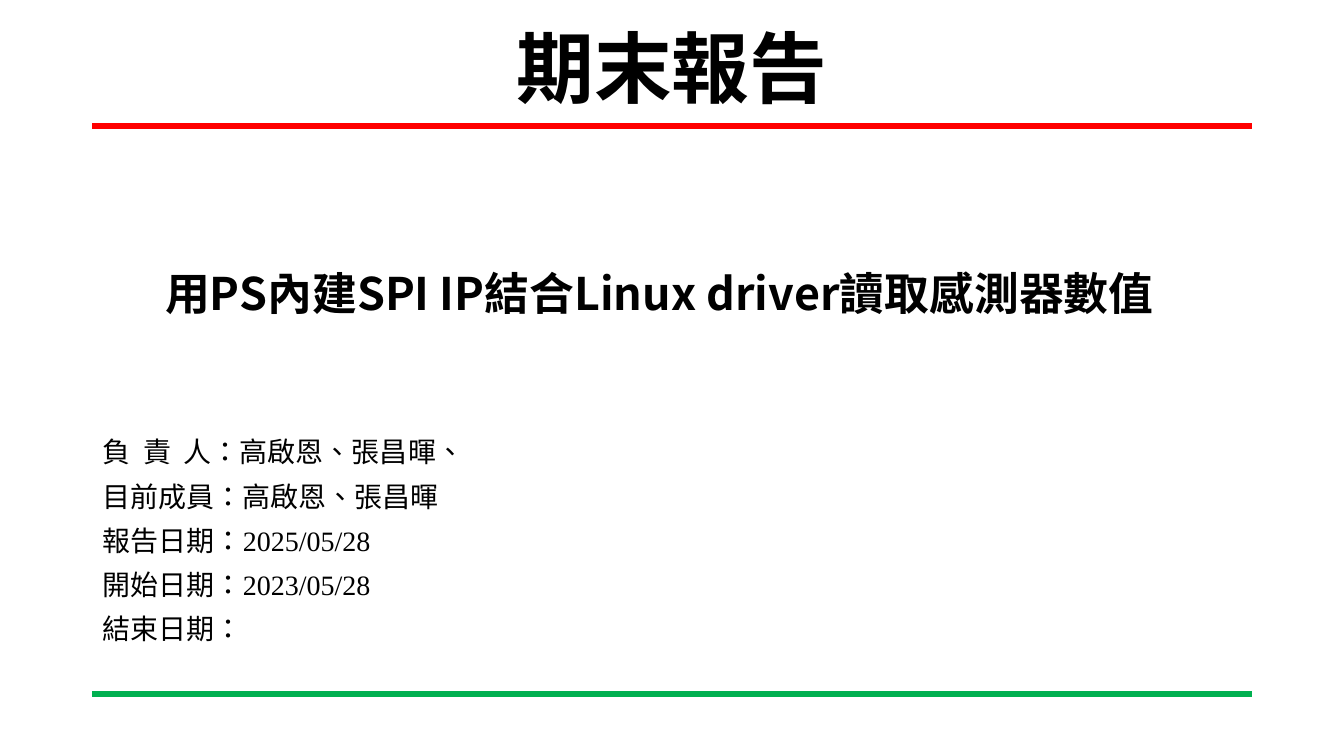
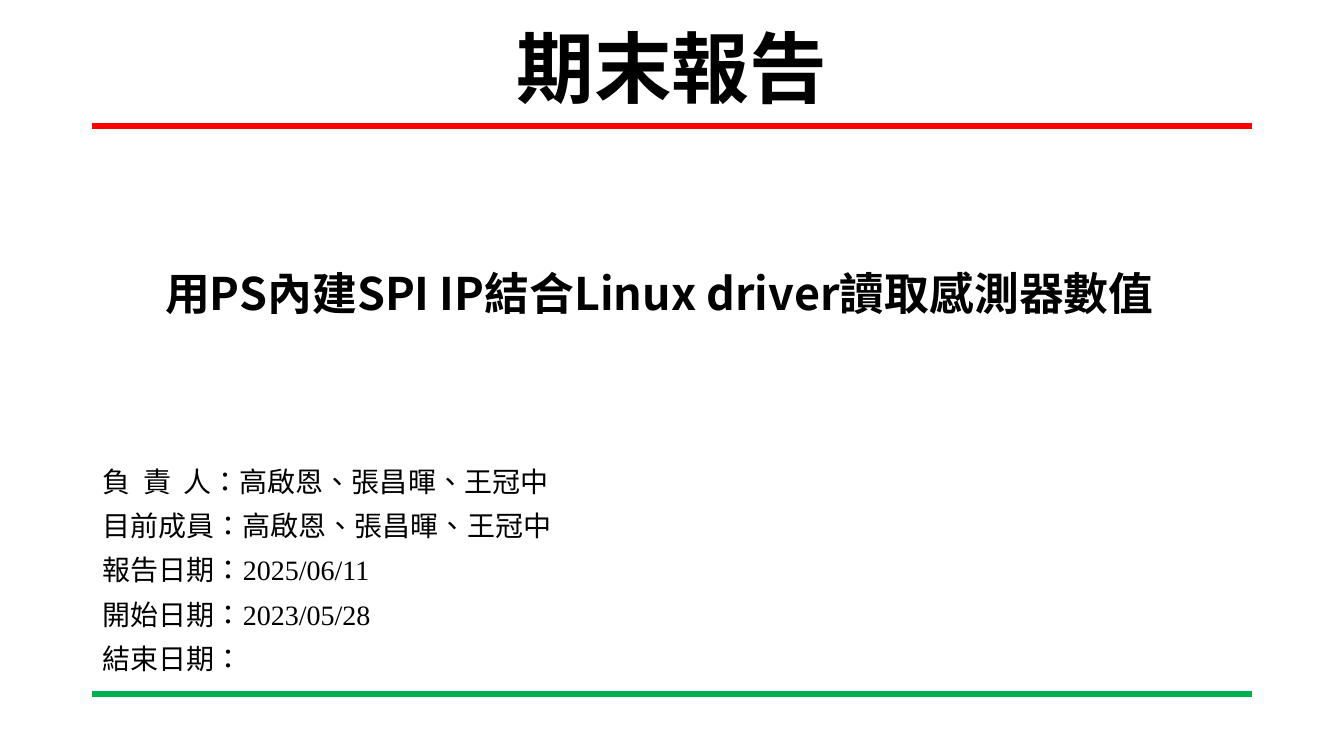
Before and after one commit to Chee-En/Final_report, a slide deck: slide 1 of SoC_期末報告.pptx. Drawn at 1344x756 pixels with LibreOffice and Linux fonts; fonts in the diff are those of the drawing; background and template pictures are left out. Boxes give left, top, right and bottom in pixels: in the first picture for what was removed or moved away, otherwise in the second. Text is boxed around its words. In the diff, an @@ line names an element or a change of style, - is before the commit and + after.

```diff
--- a/SoC_期末報告.pptx
+++ b/SoC_期末報告.pptx
@@ subtitle "負 責 人：高啟恩、張昌暉、王冠中": place and size @@
-subtitle "負 責 人：高啟恩、張昌暉、王冠中" at (102,438,464,642)
+subtitle "負 責 人：高啟恩、張昌暉、王冠中" at (102,468,551,672)
@@ subtitle at (102,468,551,583): text changed @@
-負 責 人：高啟恩、張昌暉、
-目前成員：高啟恩、張昌暉
-報告日期：2025/05/28
+負 責 人：高啟恩、張昌暉、王冠中
+目前成員：高啟恩、張昌暉、王冠中
+報告日期：2025/06/11
```
Also in this commit, not shown: 1 other slide changed, 1 slide added, 2 other files.
